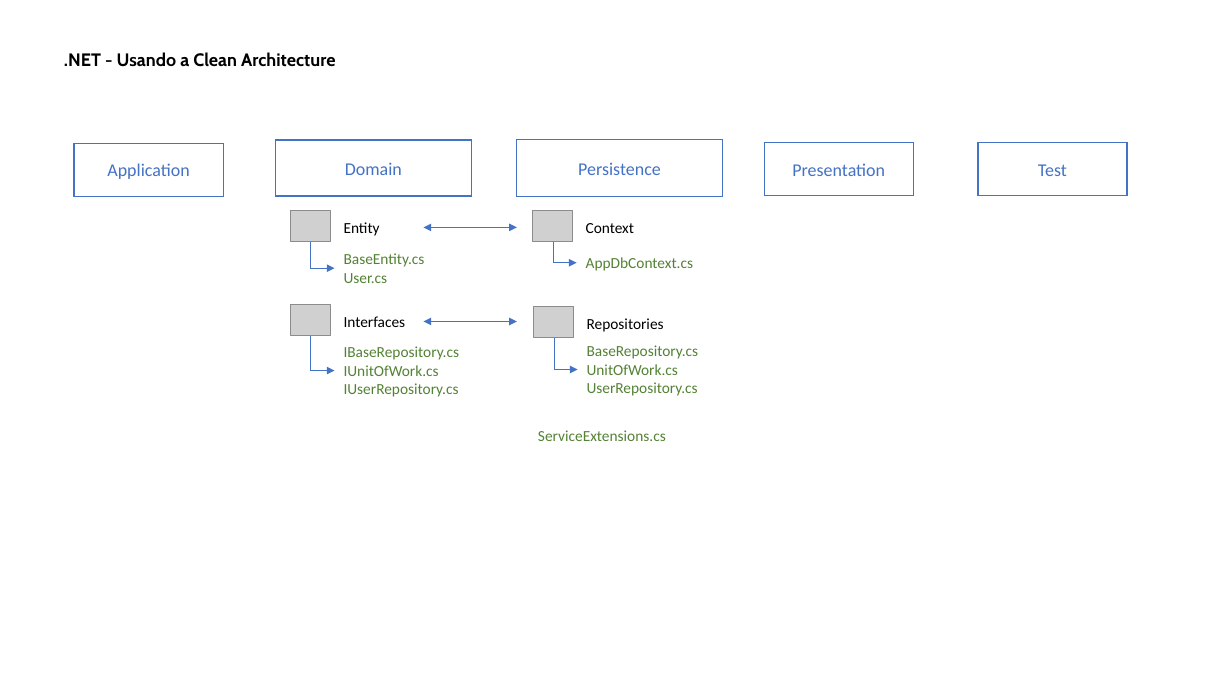
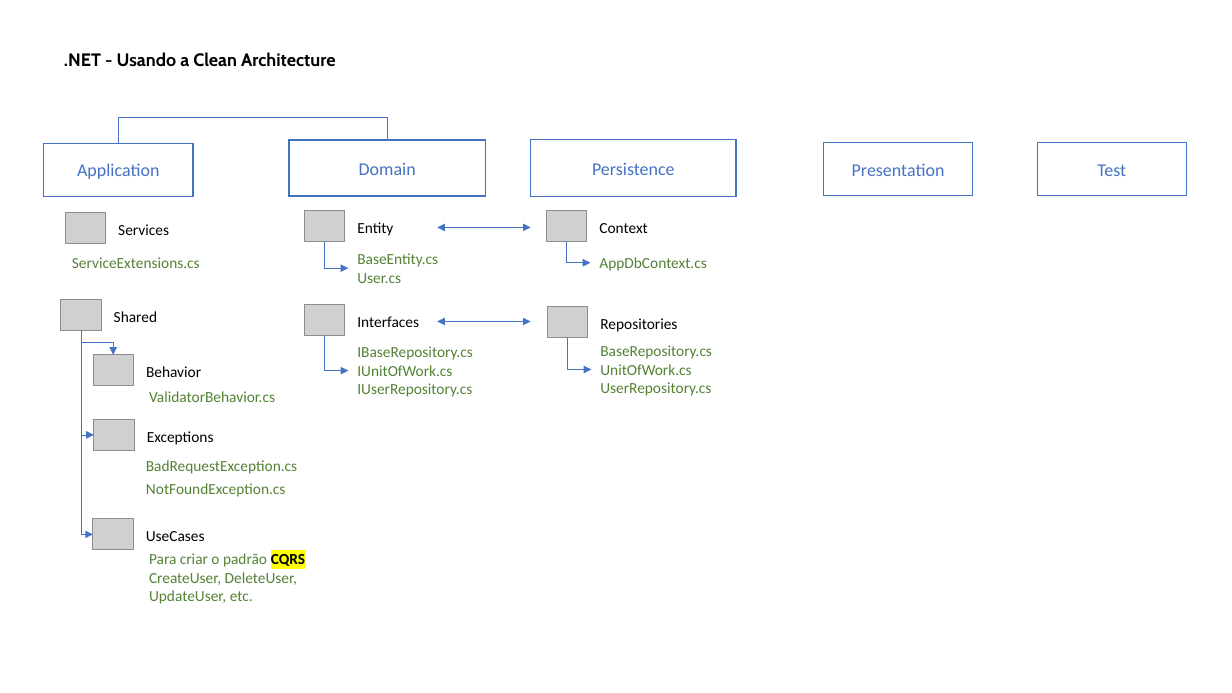
Before and after one commit to WilkerSantosX/CleanArchitectureMacoratti, a slide deck: slide 2 of CleanArchitecture.WebAPI/AppData/Usando a Clean Architecture.pptx. Drawn at 1232x693 pixels with LibreOffice and Linux fonts; fonts in the diff are those of the drawing; grey boxes stand for pictures. Boxes give left, top, right and bottom in pixels: in the first picture for what was removed or moved away, otherwise in the second. Text is boxed around its words. In the diff, an @@ line names an element or a change of style, - is before the commit and + after.

Commit message:
Implementação da camada Application com CQRS utilizando MediatR, FluentValidation e Automapper.

```diff
--- a/CleanArchitecture.WebAPI/AppData/Usando a Clean Architecture.pptx
+++ b/CleanArchitecture.WebAPI/AppData/Usando a Clean Architecture.pptx
@@ elbow line added from (387, 140) to (118, 143), #4472C4 0.5 pt @@
@@ rectangle "Application": place and size @@
-rectangle "Application" at box(74, 143, 223, 196)
+rectangle "Application" at box(43, 143, 192, 196)
@@ rectangle "Presentation": place and size @@
-rectangle "Presentation" at box(764, 143, 913, 196)
+rectangle "Presentation" at box(823, 143, 972, 196)
@@ rectangle "Test": place and size @@
-rectangle "Test" at box(978, 143, 1127, 196)
+rectangle "Test" at box(1038, 143, 1187, 196)
@@ picture added at box(66, 213, 106, 244) @@
@@ text added at box(118, 224, 169, 235), 12 pt, text #000000 @@
+Services
@@ text "ServiceExtensions.cs": place and size @@
-text "ServiceExtensions.cs" at box(538, 430, 666, 441)
+text "ServiceExtensions.cs" at box(72, 257, 200, 268)
@@ picture added at box(61, 299, 102, 331) @@
@@ text added at box(114, 311, 157, 322), 12 pt, text #000000 @@
+Shared
@@ elbow arrow added from (81, 331) to (114, 355), #4472C4 0.5 pt @@
@@ elbow arrow added from (81, 331) to (94, 435), #4472C4 0.5 pt @@
@@ elbow arrow added from (81, 331) to (93, 534), #4472C4 0.5 pt @@
@@ picture added at box(93, 355, 134, 386) @@
@@ 8 texts, 4 pictures, 4 elbow arrows, 2 rectangles, 2 double arrows: place and size @@
-8 texts, 4 pictures, 4 elbow arrows, 2 rectangles, 2 double arrows at box(275, 140, 722, 397)
+8 texts, 4 pictures, 4 elbow arrows, 2 rectangles, 2 double arrows at box(289, 140, 736, 397)
@@ text added at box(146, 366, 201, 377), 12 pt, text #000000 @@
+Behavior
@@ text added at box(149, 391, 275, 402), 12 pt, text #548235 @@
+ValidatorBehavior.cs
@@ picture added at box(94, 420, 135, 451) @@
@@ text added at box(147, 431, 214, 445), 12 pt, text #000000 @@
+Exceptions
@@ text added at box(146, 460, 297, 474), 12 pt, text #548235 @@
+BadRequestException.cs
@@ text added at box(146, 483, 285, 497), 12 pt, text #548235 @@
+NotFoundException.cs
@@ picture added at box(93, 519, 134, 551) @@
@@ text added at box(146, 531, 205, 541), 12 pt, text #000000 @@
+UseCases
@@ text added at box(149, 553, 305, 604), 12 pt, text #548235 @@
+Para criar o padrão CQRS
+CreateUser, DeleteUser, UpdateUser, etc.
```
Also in this commit, not shown: 1 other slide changed, 2 slides added, 11 other files.
